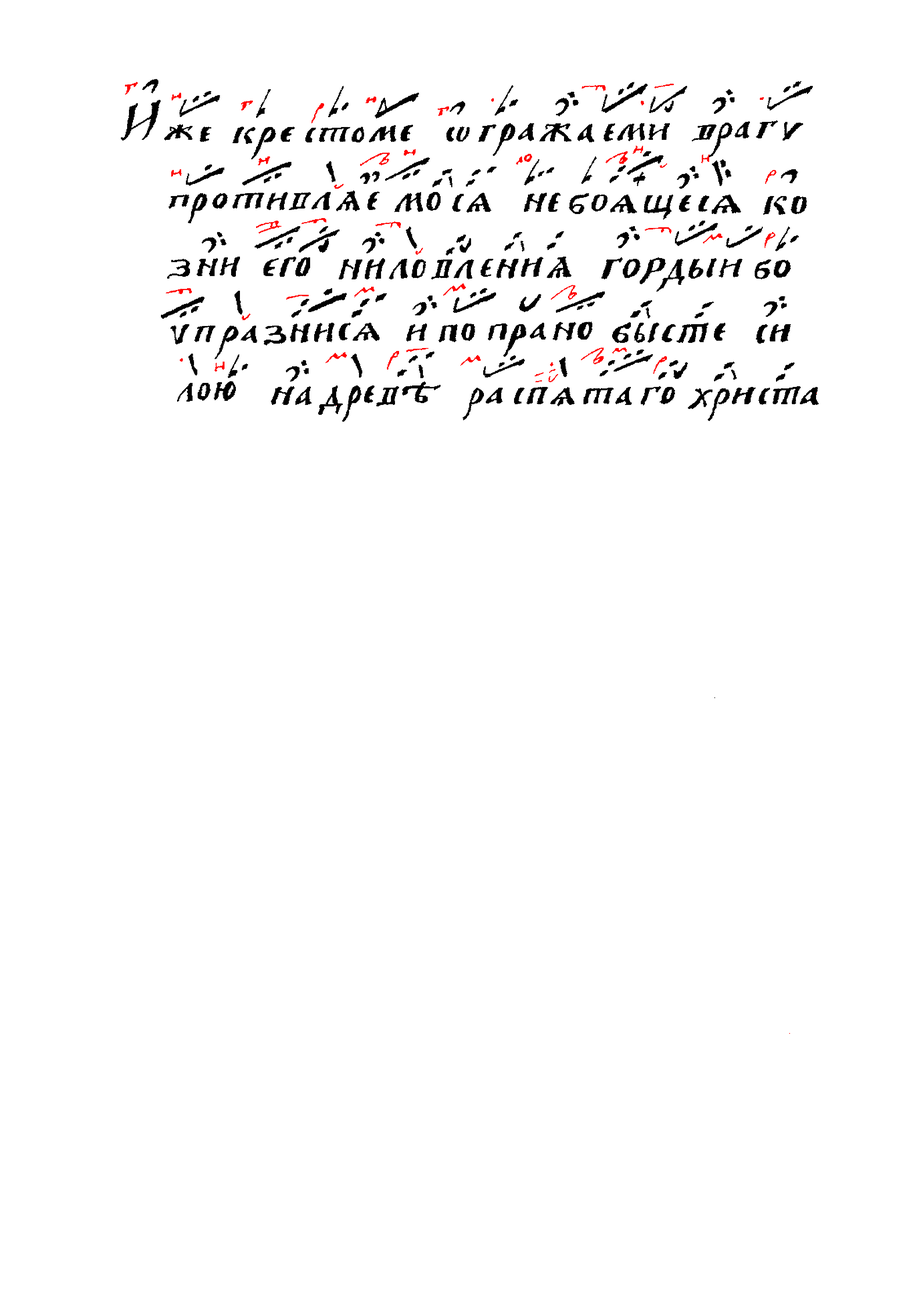
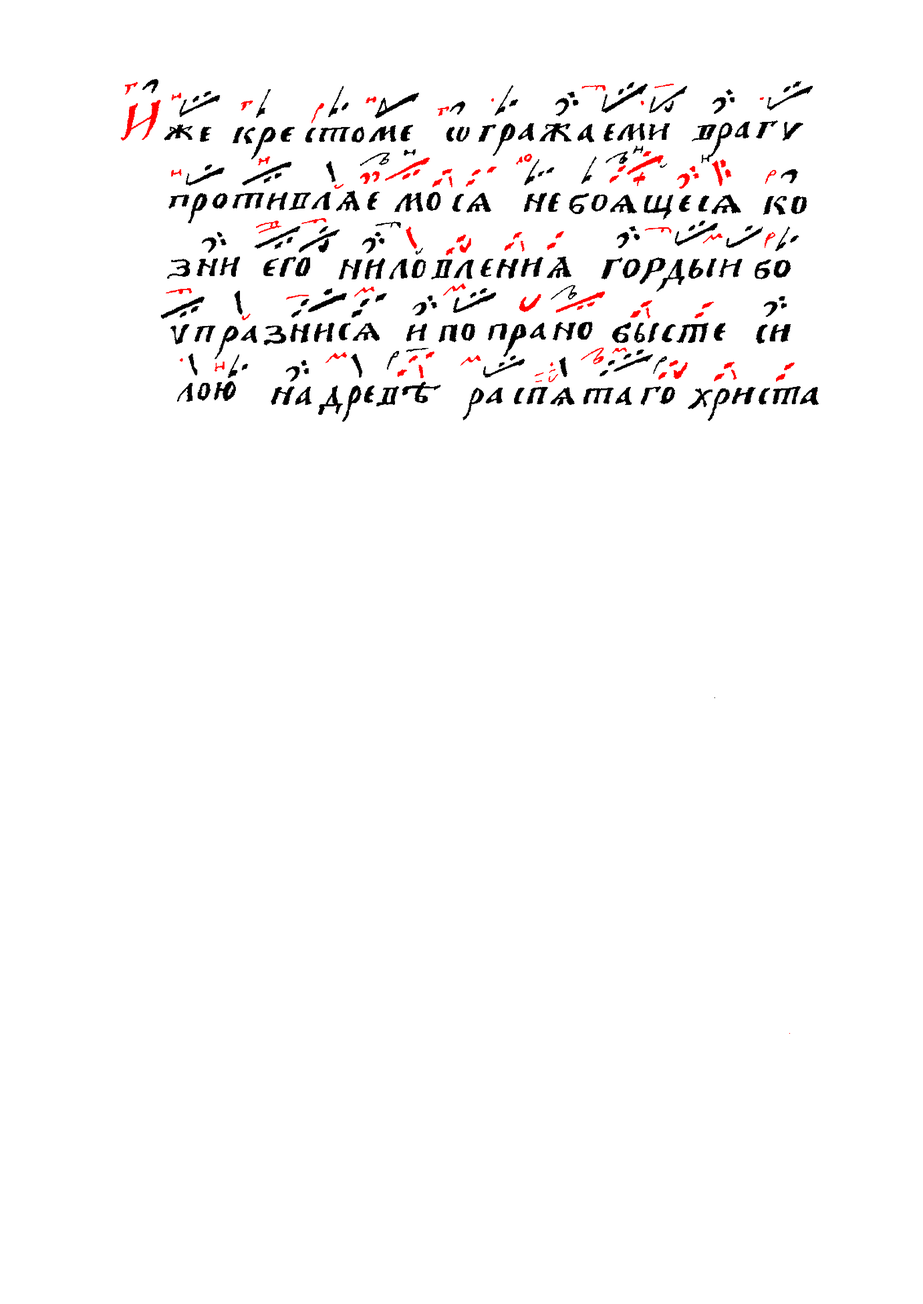
Layers edited between the first and the second (923, 1304) image:
painted on "Червила" over (x1=120, y1=99, x2=795, y2=382)
painted on "Чернила" over (x1=120, y1=99, x2=795, y2=382)
